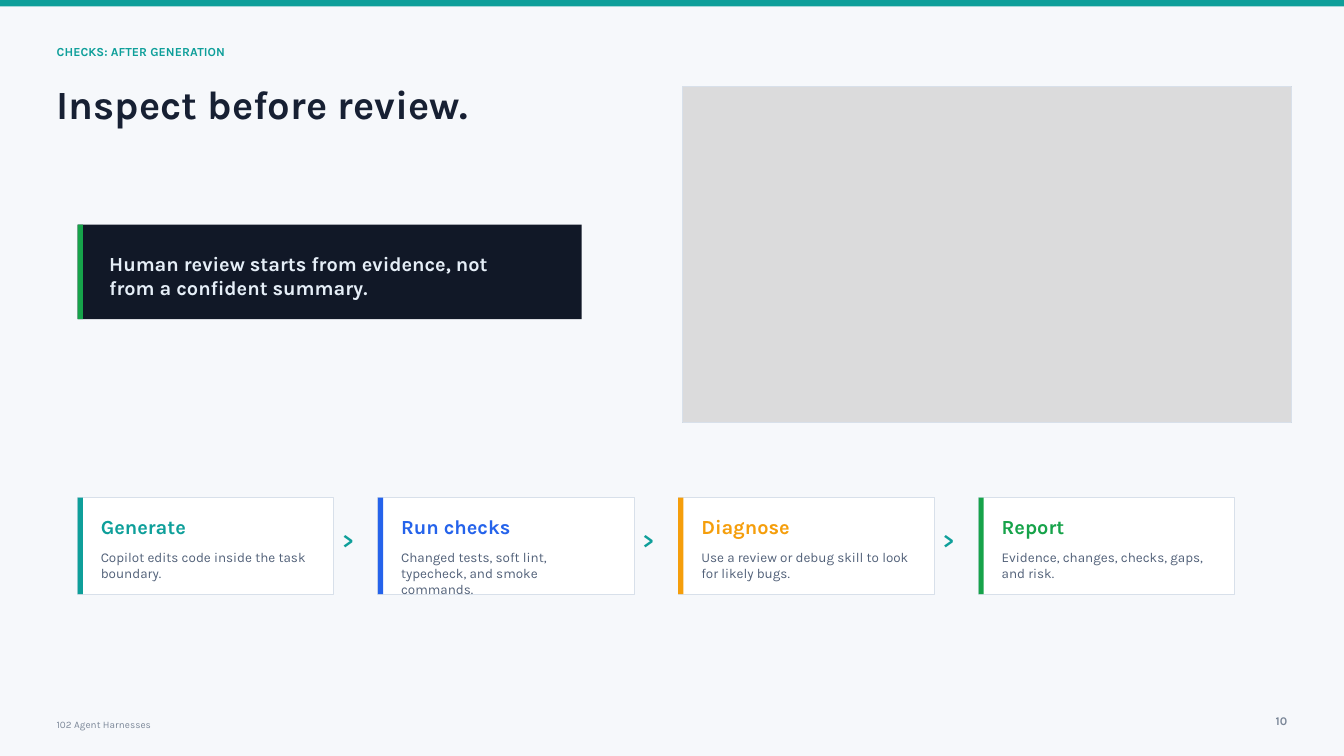
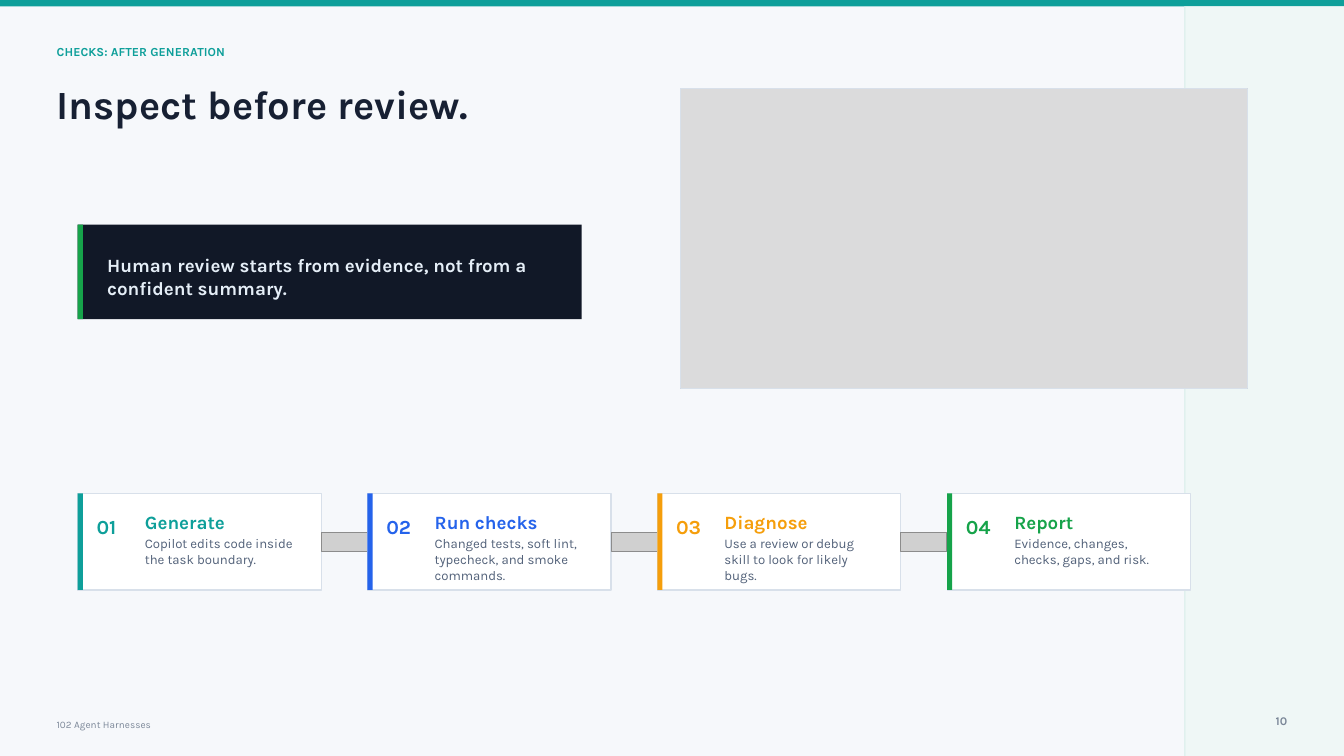
Before and after one commit to Cmcd9155/101-ai-basics-for-developers-presentation, a slide deck: slide 10 of presentations/102/deck/102-agent-harnesses.pptx. Drawn at 1344x756 pixels with LibreOffice and Linux fonts; fonts in the diff are those of the drawing; grey boxes stand for pictures. Boxes give left, top, right and bottom in pixels: in the first picture for what was removed or moved away, otherwise in the second. Text is boxed around its words. In the diff, an @@ line names an element or a change of style, - is before the commit and + after.

```diff
--- a/presentations/102/deck/102-agent-harnesses.pptx
+++ b/presentations/102/deck/102-agent-harnesses.pptx
@@ rectangle added at (1185,6,1344,756), fill #EFF7F6 @@
@@ rectangle added at (1185,6,1186,756), fill #D8EDEA @@
@@ picture: place and size @@
-picture at (683,86,1292,421)
+picture at (681,89,1247,389)
@@ rectangle: place and size @@
-rectangle at (683,86,1292,421)
+rectangle at (681,89,1247,389)
@@ rectangle: place and size @@
-rectangle at (683,86,1292,421)
+rectangle at (681,89,1247,389)
@@ rectangle: place and size @@
-rectangle at (78,498,83,595)
+rectangle at (78,494,83,591)
@@ rectangle: place and size @@
-rectangle at (78,498,334,595)
+rectangle at (78,494,322,591)
@@ rectangle: place and size @@
-rectangle at (378,498,383,595)
+rectangle at (368,494,373,591)
@@ rectangle: place and size @@
-rectangle at (378,498,634,595)
+rectangle at (368,494,612,591)
@@ rectangle: place and size @@
-rectangle at (679,498,684,595)
+rectangle at (657,494,662,591)
@@ rectangle: place and size @@
-rectangle at (679,498,935,595)
+rectangle at (657,494,901,591)
@@ rectangle: place and size @@
-rectangle at (979,498,984,595)
+rectangle at (948,494,953,591)
@@ rectangle: place and size @@
-rectangle at (979,498,1235,595)
+rectangle at (948,494,1192,591)
@@ text added at (97,521,117,535), 14.2 pt, text #0E9F9A, bold @@
+01
@@ text "Generate": place and size @@
-text "Generate" at (101,521,186,535)
+text "Generate" at (145,516,225,530)
@@ text "Copilot edits code inside the ...": place and size @@
-text "Copilot edits code inside the ..." at (101,553,306,581)
+text "Copilot edits code inside the ..." at (145,539,292,567)
@@ picture added at (322,532,368,552) @@
@@ text removed at (343,527,368,553) @@
->
@@ text added at (386,520,411,535), 14.2 pt, text #2563EB, bold @@
+02
@@ text "Run checks": place and size @@
-text "Run checks" at (401,520,511,535)
+text "Run checks" at (435,516,538,530)
@@ text "Changed tests, soft lint, typecheck, ...": place and size @@
-text "Changed tests, soft lint, typecheck, ..." at (401,553,547,595)
+text "Changed tests, soft lint, typecheck, ..." at (435,539,577,580)
@@ picture added at (611,532,657,552) @@
@@ text removed at (643,527,668,553) @@
->
@@ text added at (676,520,701,535), 14.2 pt, text #F59E0B, bold @@
+03
@@ text "Diagnose": place and size @@
-text "Diagnose" at (701,520,789,539)
+text "Diagnose" at (724,515,807,534)
@@ text "Use a review or debug ...": place and size @@
-text "Use a review or debug ..." at (701,553,908,582)
+text "Use a review or debug ..." at (724,539,854,583)
@@ picture added at (901,532,948,552) @@
@@ text removed at (943,527,968,553) @@
->
@@ text added at (966,521,991,535), 14.2 pt, text #16A34A, bold @@
+04
@@ size 14.2 to 13.4 pt in 5 elements at (107,258,526,300), (435,516,538,530), (724,515,807,534), (145,516,225,530), (1014,517,1073,534) @@
@@ text "Report": place and size @@
-text "Report" at (1002,521,1065,539)
+text "Report" at (1014,517,1073,534)
@@ size 9.6 to 9.4 pt in 4 elements at (435,539,577,580), (724,539,854,583), (145,539,292,567), (1014,539,1149,567) @@
@@ text "Evidence, changes, checks, gaps, and ...": place and size @@
-text "Evidence, changes, checks, gaps, and ..." at (1002,553,1203,578)
+text "Evidence, changes, checks, gaps, and ..." at (1014,539,1149,567)
```
Also in this commit, not shown: 11 other slides changed, 31 other files.
